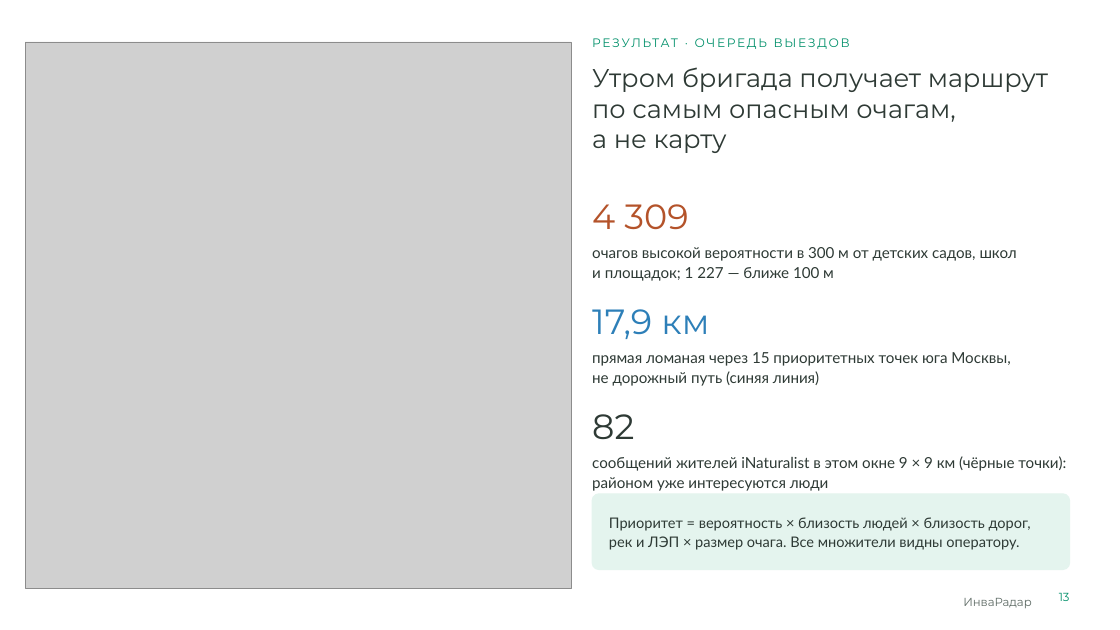
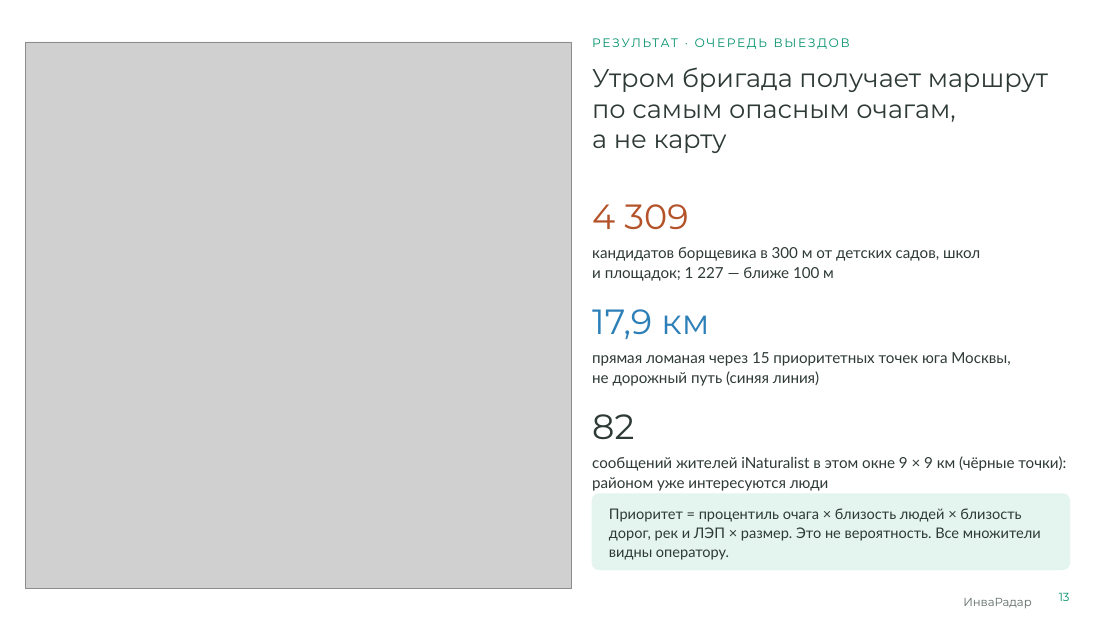
Before and after one commit to KonkovDV/InvaRadar, a slide deck: slide 13 of presentation/InvaRadar_Ecopremia2026.pptx. Drawn at 1120x630 pixels with LibreOffice and Linux fonts; fonts in the diff are those of the drawing; grey boxes stand for pictures; background and template pictures are left out. Boxes give left, top, right and bottom in pixels: in the first picture for what was removed or moved away, otherwise in the second. Text is boxed around its words. In the diff, an @@ line names an element or a change of style, - is before the commit and + after.

```diff
--- a/presentation/InvaRadar_Ecopremia2026.pptx
+++ b/presentation/InvaRadar_Ecopremia2026.pptx
@@ text at [592, 247, 980, 281]: text changed @@
-очагов высокой вероятности в 300 м от детских садов, школ и площадок; 1 227 — ближе 100 м
+кандидатов борщевика в 300 м от детских садов, школ и площадок; 1 227 — ближе 100 м
@@ text at [609, 508, 1041, 560]: text changed @@
-Приоритет = вероятность × близость людей × близость дорог, рек и ЛЭП × размер очага. Все множители видны оператору.
+Приоритет = процентиль очага × близость людей × близость дорог, рек и ЛЭП × размер. Это не вероятность. Все множители видны оператору.
```
Also in this commit, not shown: 7 other slides changed, 5 other files.
